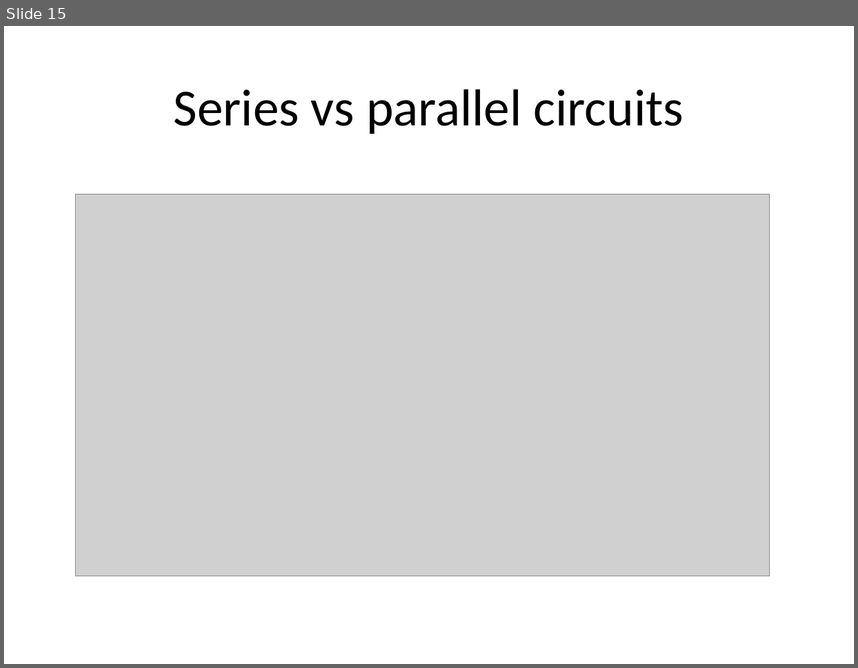
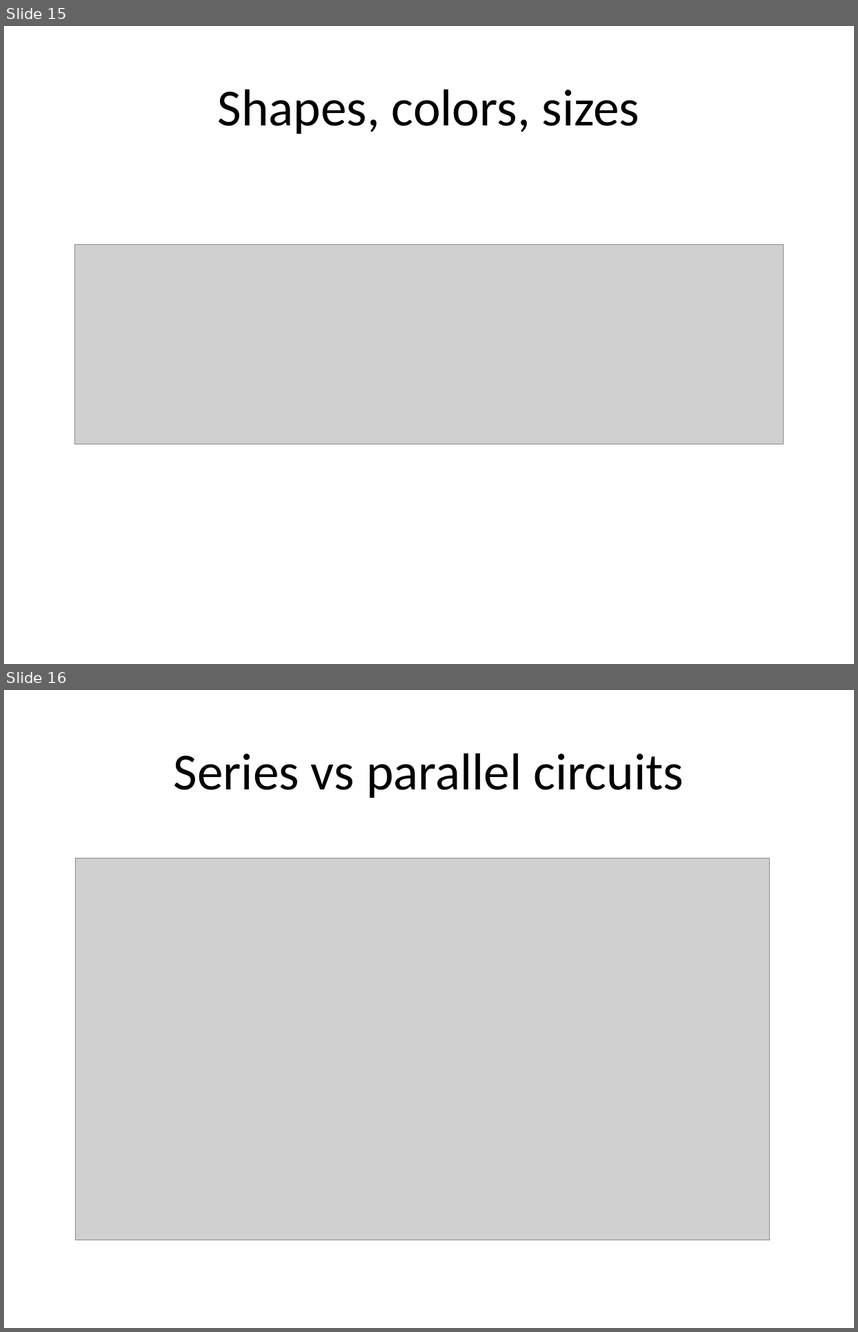
Before and after one commit to danieljayB/Arduino-Course, a slide deck: Weeks/Week 2/voltage, current, resistence.pptx. Shown one above the other, each under a label of ours: slide 15 before the commit, slides 15 and 16 after it. The pictures are 858x668 and 858x1332 pixels, drawn with LibreOffice and Linux fonts; fonts in the diff are those of the drawing; grey boxes stand for pictures. Boxes give left, top, right and bottom in pixels: in the first picture for what was removed or moved away, otherwise in the second. Text is boxed around its words. In the diff, an @@ line names an element or a change of style, - is before the commit and + after.

```diff
--- a/Weeks/Week 2/voltage, current, resistence.pptx
+++ b/Weeks/Week 2/voltage, current, resistence.pptx
@@ slide 15 added at <box>4,26,854,664</box>, background #FFFFFF @@
@@ title added at <box>218,89,640,134</box>, 44 pt, text #000000 @@
+Shapes, colors, sizes
@@ picture added at <box>74,245,783,444</box> @@
@@ what was slide 15 is now slide 16 @@
```
Also in this commit, not shown: 2 slides changed, 1 other slide added, 4 other files.
